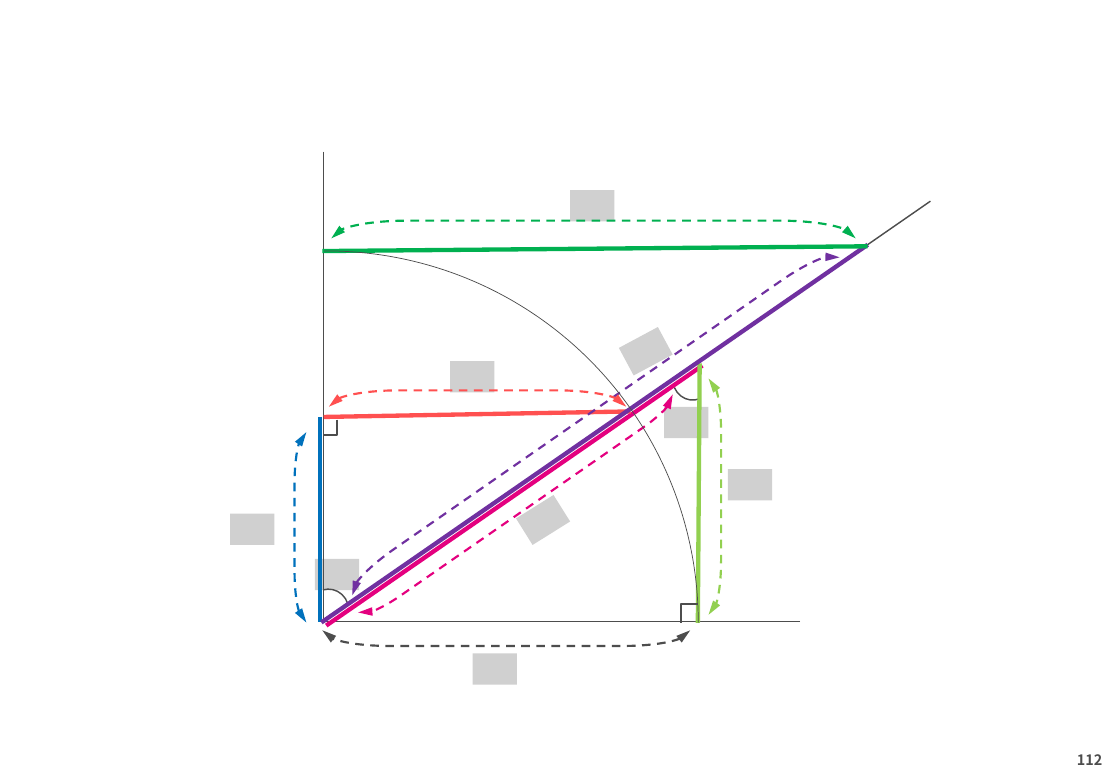
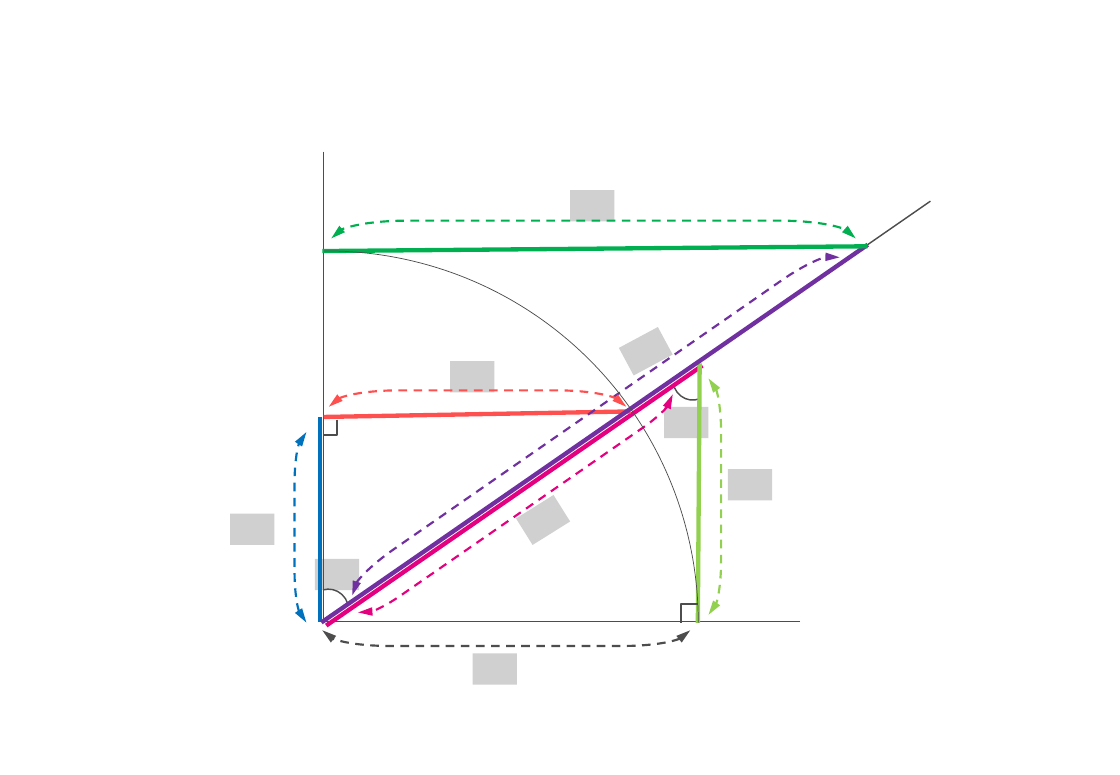
Before and after one commit to mebiusbox/docs, a slide deck: slide 113 of レンダリング作図資料.pptx. Drawn at 1120x775 pixels with LibreOffice and Linux fonts; fonts in the diff are those of the drawing; grey boxes stand for pictures. Boxes give left, top, right and bottom in pixels: in the first picture for what was removed or moved away, otherwise in the second. Text is boxed around its words. In the diff, an @@ line names an element or a change of style, - is before the commit and + after.

```diff
--- a/レンダリング作図資料.pptx
+++ b/レンダリング作図資料.pptx
@@ page number removed at [1077, 754, 1102, 765] @@
-112
```
Also in this commit, not shown: 131 other slides changed, 6 slides added.
